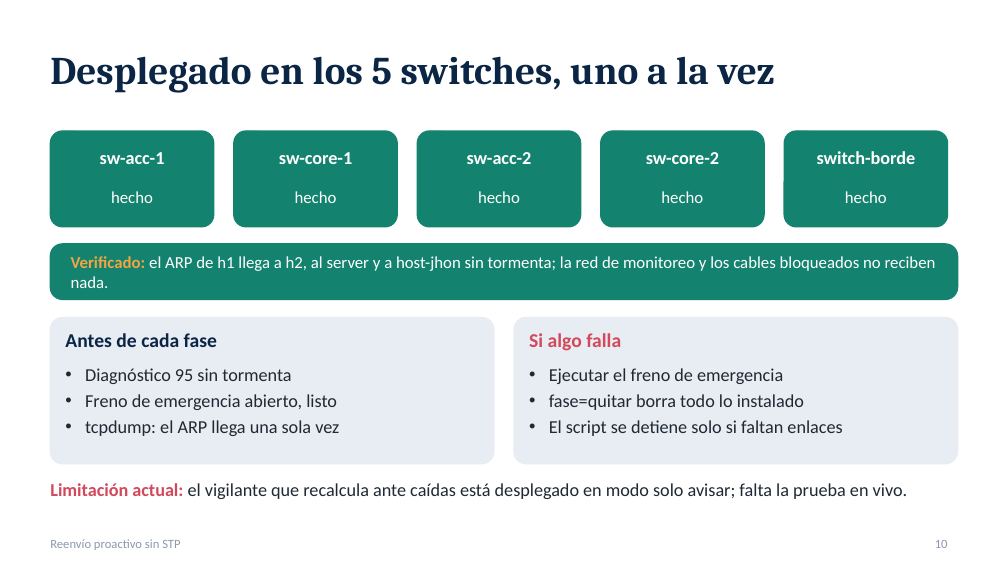
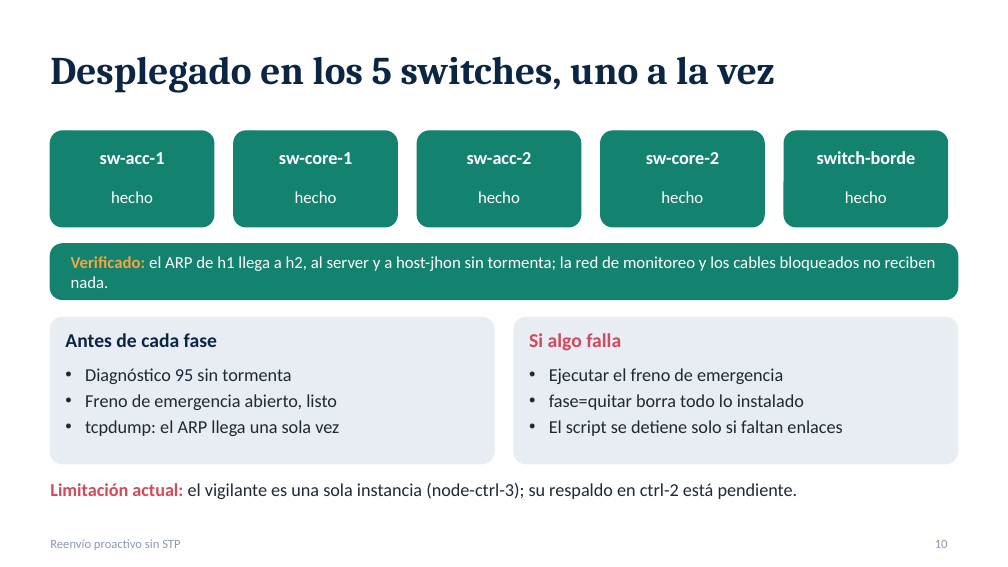
Before and after one commit to SergioAnderson123/proyecto-sdn, a slide deck: slide 10 of docs/Reenvio_proactivo_sin_STP.pptx. Drawn at 1008x567 pixels with LibreOffice and Linux fonts; fonts in the diff are those of the drawing. Boxes give left, top, right and bottom in pixels: in the first picture for what was removed or moved away, otherwise in the second. Text is boxed around its words. In the diff, an @@ line names an element or a change of style, - is before the commit and + after.

Commit message:
docs: presentacion con el resultado en vivo del vigilante (cable caido: aplica en 16 s, ARP sigue funcionando, contraste con ONOS coincide)

```diff
--- a/docs/Reenvio_proactivo_sin_STP.pptx
+++ b/docs/Reenvio_proactivo_sin_STP.pptx
@@ text at [50,483,798,499]: text changed @@
-Limitación actual: el vigilante que recalcula ante caídas está desplegado en modo solo avisar; falta la prueba en vivo.
+Limitación actual: el vigilante es una sola instancia (node-ctrl-3); su respaldo en ctrl-2 está pendiente.
```
Also in this commit, not shown: 4 other slides changed.
